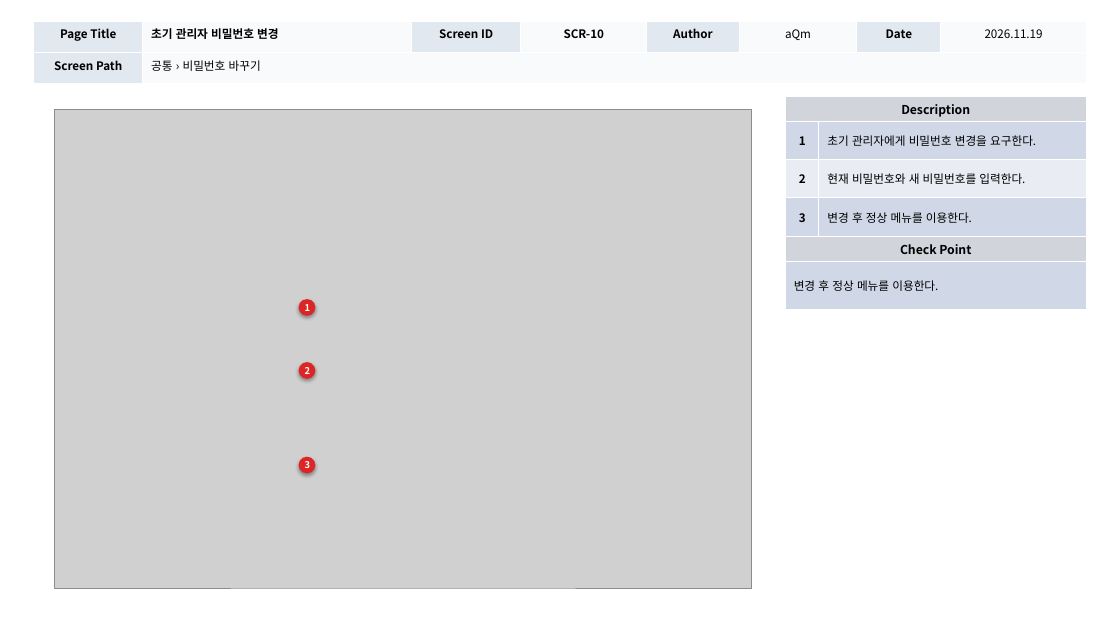
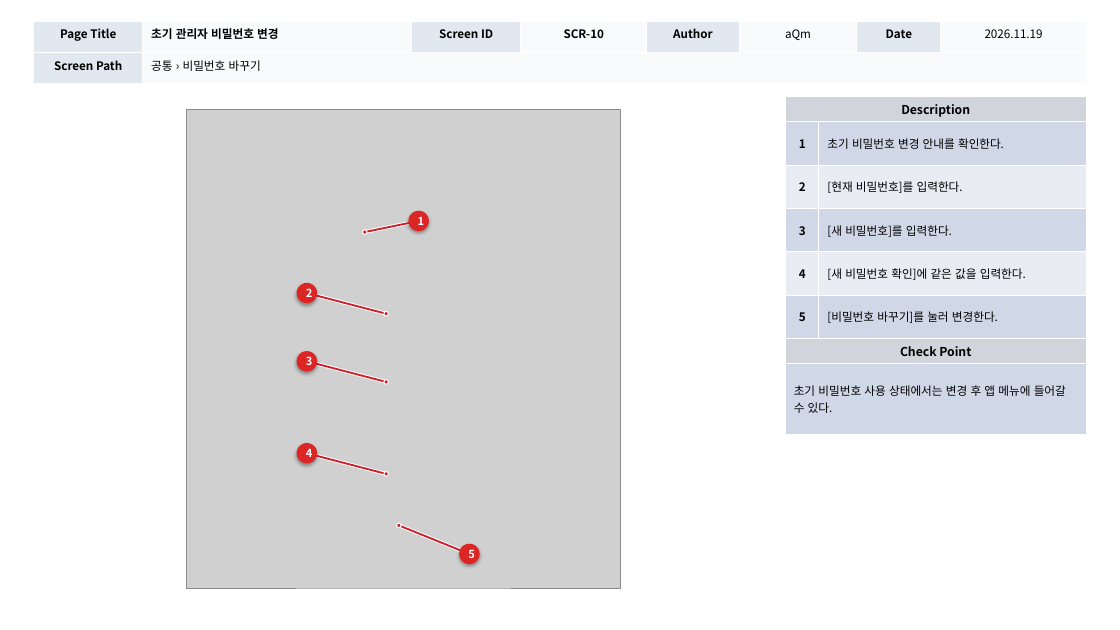
Before and after one commit to digitalist-corp/AI-TestOps, a slide deck: slide 5 of docs/aQm-산출물/AI-TestOps_UI설계서_(v1.0)_20261119.pptx (slide 3 before the commit). Drawn at 1120x630 pixels with LibreOffice and Linux fonts; fonts in the diff are those of the drawing; grey boxes stand for pictures. Boxes give left, top, right and bottom in pixels: in the first picture for what was removed or moved away, otherwise in the second. Text is boxed around its words. In the diff, an @@ line names an element or a change of style, - is before the commit and + after.

Commit message:
docs: UI 화면설계서 사용자 흐름과 조작 위치 보완

```diff
--- a/docs/aQm-산출물/AI-TestOps_UI설계서_(v1.0)_20261119.pptx
+++ b/docs/aQm-산출물/AI-TestOps_UI설계서_(v1.0)_20261119.pptx
@@ picture: place and size @@
-picture at box(55, 109, 752, 588)
+picture at box(187, 109, 620, 588)
@@ table at box(786, 97, 1086, 434) @@
-row 2: 1 | 초기 관리자에게 비밀번호 변경을 요구한다.
-row 3: 2 | 현재 비밀번호와 새 비밀번호를 입력한다.
-row 4: 3 | 변경 후 정상 메뉴를 이용한다.
+row 2: 1 | 초기 비밀번호 변경 안내를 확인한다.
+row 3: 2 | [현재 비밀번호]를 입력한다.
+row 4: 3 | [새 비밀번호]를 입력한다.
+row 5: 4 | [새 비밀번호 확인]에 같은 값을 입력한다.
+row 6: 5 | [비밀번호 바꾸기]를 눌러 변경한다.
-row 8, column 1: 변경 후 정상 메뉴를 이용한다.
+row 8, column 1: 초기 비밀번호 사용 상태에서는 변경 후 앱 메뉴에 들어갈 수 있다.
@@ ellipse added at box(363, 230, 367, 234), fill #CC202C, outline #FFFFFF 0.91 pt @@
@@ line added from (365, 232) to (410, 223), #FFFFFF 3.19 pt @@
@@ line added from (365, 232) to (410, 223), #CC202C 1.6 pt @@
@@ size 8 to 9.5 pt in 3 elements at box(297, 283, 317, 303), box(297, 351, 317, 371), box(408, 211, 429, 231) @@
@@ ellipse "1": place and size @@
-ellipse "1" at box(299, 299, 316, 316)
+ellipse "1" at box(408, 211, 429, 231)
@@ ellipse "2": place and size @@
-ellipse "2" at box(299, 362, 316, 379)
+ellipse "2" at box(297, 283, 317, 303)
@@ line added from (316, 296) to (386, 314), #FFFFFF 3.19 pt @@
@@ line added from (316, 296) to (386, 314), #CC202C 1.6 pt @@
@@ ellipse added at box(384, 312, 388, 316), fill #CC202C, outline #FFFFFF 0.91 pt @@
@@ ellipse "3": place and size @@
-ellipse "3" at box(299, 457, 316, 474)
+ellipse "3" at box(297, 351, 317, 371)
@@ line added from (316, 364) to (386, 382), #FFFFFF 3.19 pt @@
@@ line added from (316, 364) to (386, 382), #CC202C 1.6 pt @@
@@ ellipse added at box(384, 380, 388, 384), fill #CC202C, outline #FFFFFF 0.91 pt @@
@@ ellipse added at box(297, 443, 317, 463), fill #DC2626, 9.5 pt, text #FFFFFF, bold @@
+4
@@ line added from (316, 455) to (386, 474), #FFFFFF 3.19 pt @@
@@ line added from (316, 455) to (386, 474), #CC202C 1.6 pt @@
@@ ellipse added at box(384, 472, 388, 476), fill #CC202C, outline #FFFFFF 0.91 pt @@
@@ ellipse added at box(397, 523, 401, 528), fill #CC202C, outline #FFFFFF 0.91 pt @@
@@ line added from (399, 525) to (461, 550), #FFFFFF 3.19 pt @@
@@ line added from (399, 525) to (461, 550), #CC202C 1.6 pt @@
@@ ellipse added at box(460, 544, 480, 564), fill #DC2626, 9.5 pt, text #FFFFFF, bold @@
+5
```
Also in this commit, not shown: 24 other slides changed, 22 slides added, 8 slides removed.
